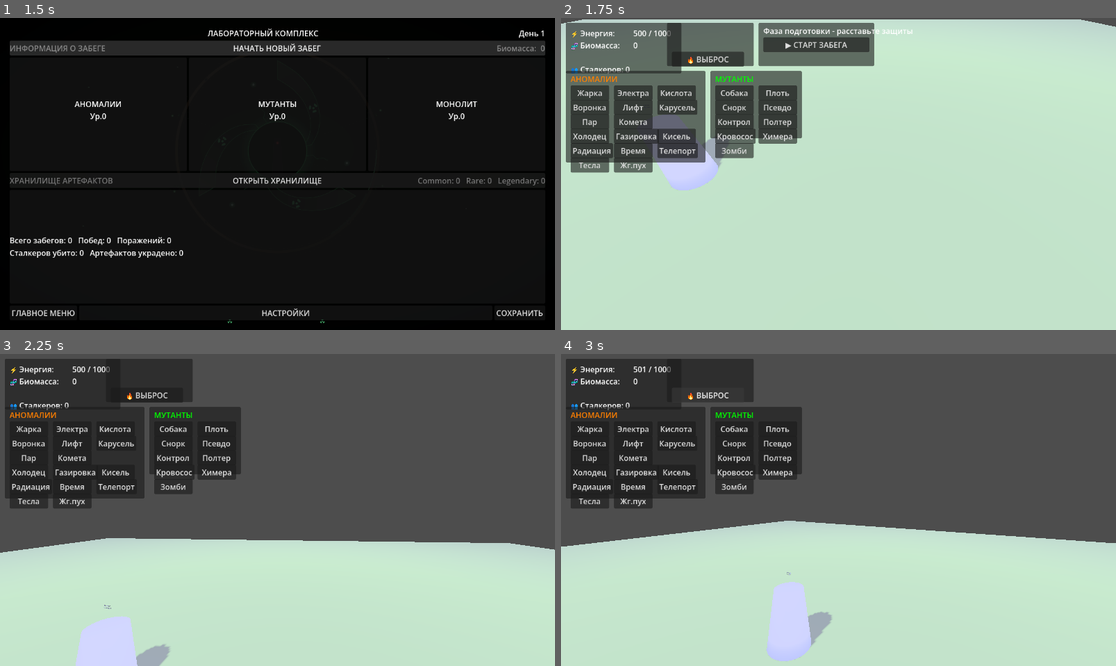
Above: before the commit, frames 1-4 (two rows, left to right).
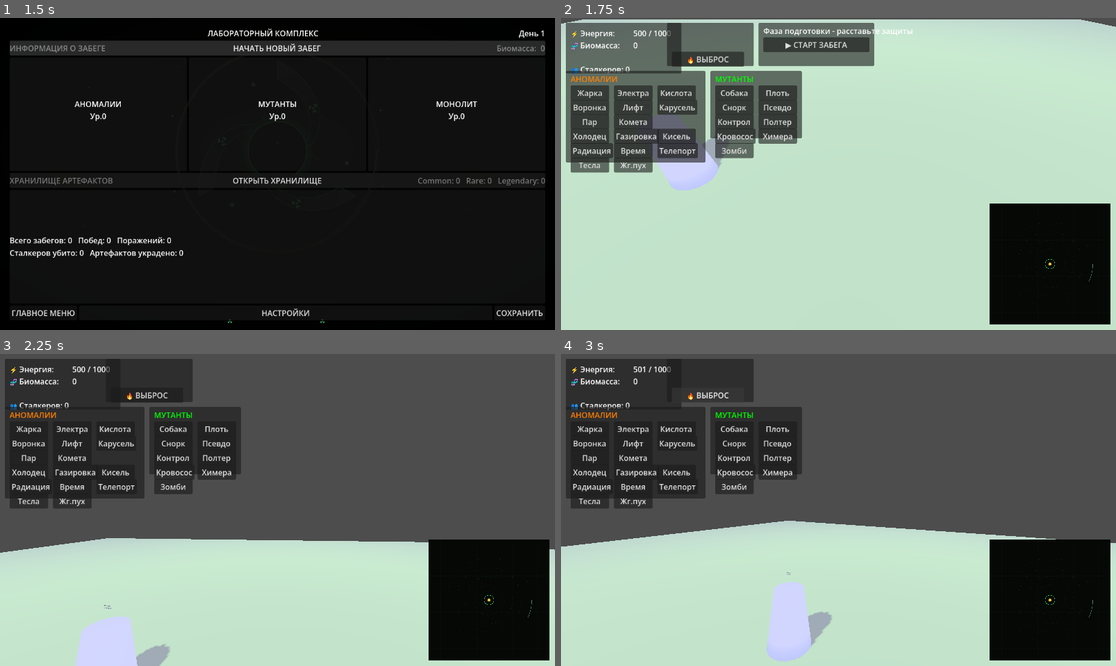
Above: after the commit, the same moments.

Repository: MisStiCc/StalkerRevert
Game: Godot game, scene res://scenes/ui/main_menu.tscn
Two runs of this game, one before a commit and one after it. Both use one fixed random seed, a clock stepped at 60 frames per second and the inputs below.
Inputs:
- Up to frame 1 (1.5 s): click "НОВАЯ ИГРА" at 0.5 s; click "НАЧАТЬ НОВЫЙ ЗАБЕГ" at 1.25 s
- Up to frame 2 (1.75 s): no input
- Up to frame 3 (2.25 s): click "▶ СТАРТ ЗАБЕГА" at 2 s
- Up to frame 4 (3 s): click "🔥 ВЫБРОС" at 2.75 s

Frame 1 is identical in both runs. In frame 2, 8.4% of the frame differs, in the area x 77-99%, y 59-99%; in frame 3, 8.4%; in frame 4, 8.4%.

Commit message:
feat: миникарта в HUD со живыми точками сталкеров
- SVG карта сектора пользователя (ui/lab/minimap.svg, 1000x1000,
  монолит в центре, кольца периметра) вставлена панелью 250x250
  в правый нижний угол HUD
- слой Dots (minimap_dots.gd) рисует поверх карты: сталкеры -
  красные точки, мутанты - зелёные, монолит - янтарный центр;
  перерисовка 5 раз/сек, мировые координаты XZ проецируются
  из квадрата +-160м от монолита
- SVG подключается опционально (нет файла - точки на голой панели)

Проверено headless: текстура грузится, проекция совпадает с позицией
сталкера, точка в правильном квадранте, монолит в центре.

Diff:
--- a/ui/hud/hud.gd
+++ b/ui/hud/hud.gd
@@ -18,6 +18,7 @@
 
 @onready var anomaly_panel: Panel = $AnomalyPanel
 @onready var start_panel: Panel = $StartPanel
+@onready var minimap_art: TextureRect = $Minimap/MapArt
 @onready var start_run_button: Button = $StartPanel/StartRunButton
 @onready var mutant_panel: Panel = $MutantPanel
 
@@ -73,8 +74,19 @@
 
 	_connect_buttons()
 	_setup_sounds()
+	_load_minimap()
 
 	print("HUD инициализирован")
+
+
+func _load_minimap():
+	"""SVG-карта сектора: res://ui/lab/minimap.svg (опционально).
+	Нет файла - точки рисуются на голой панели."""
+	const MAP_PATH := "res://ui/lab/minimap.svg"
+	if ResourceLoader.exists(MAP_PATH):
+		minimap_art.texture = load(MAP_PATH)
+	else:
+		minimap_art.visible = false
 
 
 func _connect_buttons():
--- a/ui/hud/hud.tscn
+++ b/ui/hud/hud.tscn
@@ -1,6 +1,7 @@
-[gd_scene load_steps=2 format=3]
+[gd_scene load_steps=3 format=3]
 
 [ext_resource type="Script" path="res://ui/hud/hud.gd" id="1"]
+[ext_resource type="Script" path="res://ui/hud/minimap_dots.gd" id="2"]
 
 [node name="HUD" type="CanvasLayer"]
 layer = 1
@@ -293,3 +294,35 @@
 offset_right = 230.0
 offset_bottom = 60.0
 text = "▶ СТАРТ ЗАБЕГА"
+
+[node name="Minimap" type="Panel" parent="."]
+anchor_left = 1.0
+anchor_top = 1.0
+anchor_right = 1.0
+anchor_bottom = 1.0
+offset_left = -262.0
+offset_top = -262.0
+offset_right = -12.0
+offset_bottom = -12.0
+mouse_filter = 2
+
+[node name="MapArt" type="TextureRect" parent="Minimap"]
+layout_mode = 1
+anchors_preset = 15
+anchor_right = 1.0
+anchor_bottom = 1.0
+grow_horizontal = 2
+grow_vertical = 2
+mouse_filter = 2
+expand_mode = 1
+stretch_mode = 5
+
+[node name="Dots" type="Control" parent="Minimap"]
+layout_mode = 1
+anchors_preset = 15
+anchor_right = 1.0
+anchor_bottom = 1.0
+grow_horizontal = 2
+grow_vertical = 2
+mouse_filter = 2
+script = ExtResource("2")
--- /dev/null
+++ b/ui/hud/minimap_dots.gd
@@ -0,0 +1,44 @@
+# ui/hud/minimap_dots.gd
+extends Control
+class_name MinimapDots
+
+## Слой живых объектов поверх SVG-карты: сталкеры, мутанты, монолит.
+## Мировые координаты (XZ от монолита в центре) проецируются на квадрат карты.
+
+# Метры от монолита до края карты (спавн-кольцо 90-150м + запас)
+const WORLD_HALF: float = 160.0
+# Перерисовка точек (чаще незачем, точки и так двигаются медленно)
+const UPDATE_INTERVAL: float = 0.2
+
+var _t: float = 0.0
+
+
+func _process(delta):
+	_t += delta
+	if _t >= UPDATE_INTERVAL:
+		_t = 0.0
+		queue_redraw()
+
+
+func world_to_map(world_pos: Vector3) -> Vector2:
+	"""Мировая позиция -> пиксели карты (масштаб по текущему размеру контрола)"""
+	var half = size / 2.0
+	var p = Vector2(world_pos.x, world_pos.z) / WORLD_HALF * half + half
+	return p.clamp(Vector2.ZERO, size)
+
+
+func _draw():
+	# Монолит - янтарная точка в центре
+	draw_circle(size / 2.0, 3.0, Color(1.0, 0.75, 0.2))
+
+	# Мутанты - зелёные точки
+	for m in get_tree().get_nodes_in_group("mutants"):
+		if not is_instance_valid(m):
+			continue
+		draw_circle(world_to_map(m.global_position), 2.5, Color(0.32, 1.0, 0.54))
+
+	# Сталкеры - красные точки
+	for s in get_tree().get_nodes_in_group("stalkers"):
+		if not is_instance_valid(s):
+			continue
+		draw_circle(world_to_map(s.global_position), 3.5, Color(1.0, 0.27, 0.27))
--- /dev/null
+++ b/ui/lab/minimap.svg
@@ -0,0 +1,40 @@
+<svg xmlns="http://www.w3.org/2000/svg" width="1000" height="1000" viewBox="0 0 1000 1000">
+  <rect width="1000" height="1000" fill="#050805"/>
+  <path d="M100,0V1000 M200,0V1000 M300,0V1000 M400,0V1000 M600,0V1000 M700,0V1000 M800,0V1000 M900,0V1000 M0,100H1000 M0,200H1000 M0,300H1000 M0,400H1000 M0,600H1000 M0,700H1000 M0,800H1000 M0,900H1000" stroke="#0d160d" stroke-width="1"/>
+  <g fill="none" stroke="#2e5c3c" opacity="0.7" stroke-dasharray="3 7">
+    <circle cx="500" cy="500" r="60"/><circle cx="500" cy="500" r="125"/>
+    <circle cx="500" cy="500" r="195"/><circle cx="500" cy="500" r="270"/>
+    <circle cx="500" cy="500" r="350"/>
+  </g>
+  <g font-family="Arial,sans-serif" font-size="16" fill="#57755c" text-anchor="middle" letter-spacing="2">
+    <text x="500" y="432">М</text><text x="500" y="367">Э-1</text><text x="500" y="297">Ж-2</text>
+    <text x="500" y="222">К-3</text><text x="500" y="142">ПЕРИМЕТР</text>
+  </g>
+  <path d="M0,500H1000 M500,0V1000" stroke="#1e3a24" stroke-width="1" stroke-dasharray="1 7"/>
+  <circle cx="500" cy="500" r="40" fill="none" stroke="#52ff8a" stroke-width="2">
+    <animate attributeName="r" values="40;370" dur="4s" repeatCount="indefinite"/>
+    <animate attributeName="opacity" values="0.55;0" dur="4s" repeatCount="indefinite"/>
+  </circle>
+  <circle cx="500" cy="500" r="40" fill="none" stroke="#52ff8a" stroke-width="2">
+    <animate attributeName="r" values="40;370" dur="4s" begin="1.33s" repeatCount="indefinite"/>
+    <animate attributeName="opacity" values="0.55;0" dur="4s" begin="1.33s" repeatCount="indefinite"/>
+  </circle>
+  <circle cx="500" cy="500" r="40" fill="none" stroke="#52ff8a" stroke-width="2">
+    <animate attributeName="r" values="40;370" dur="4s" begin="2.66s" repeatCount="indefinite"/>
+    <animate attributeName="opacity" values="0.55;0" dur="4s" begin="2.66s" repeatCount="indefinite"/>
+  </circle>
+  <g>
+    <animateTransform attributeName="transform" type="rotate" from="0 500 500" to="360 500 500" dur="12s" repeatCount="indefinite"/>
+    <circle cx="500" cy="500" r="355" fill="none" stroke="#8dffb8" stroke-width="3" stroke-dasharray="150 2080" opacity="0.5"/>
+  </g>
+  <rect x="492" y="492" width="16" height="16" fill="none" stroke="#52ff8a" stroke-width="2"/>
+  <circle cx="500" cy="500" r="4" fill="#ff4646">
+    <animate attributeName="opacity" values="0.3;1;0.3" dur="2s" repeatCount="indefinite"/>
+  </circle>
+  <text x="60" y="70" font-family="Arial,sans-serif" font-size="20" fill="#3f5c45">51°23'N 30°06'E</text>
+  <text x="940" y="70" text-anchor="end" font-family="Arial,sans-serif" font-size="20" fill="#3f5c45">СЕКТОР 07</text>
+  <g text-anchor="middle" font-family="Impact,'Arial Black',sans-serif">
+    <text x="500" y="905" font-size="60" letter-spacing="16" fill="#ded9c9">STALKER</text>
+    <text x="500" y="965" font-size="44" letter-spacing="28" fill="#52ff8a">REVERT</text>
+  </g>
+</svg>
Not shown, added: ui/hud/minimap_dots.gd.uid
Not shown, added: ui/lab/minimap.svg.import
